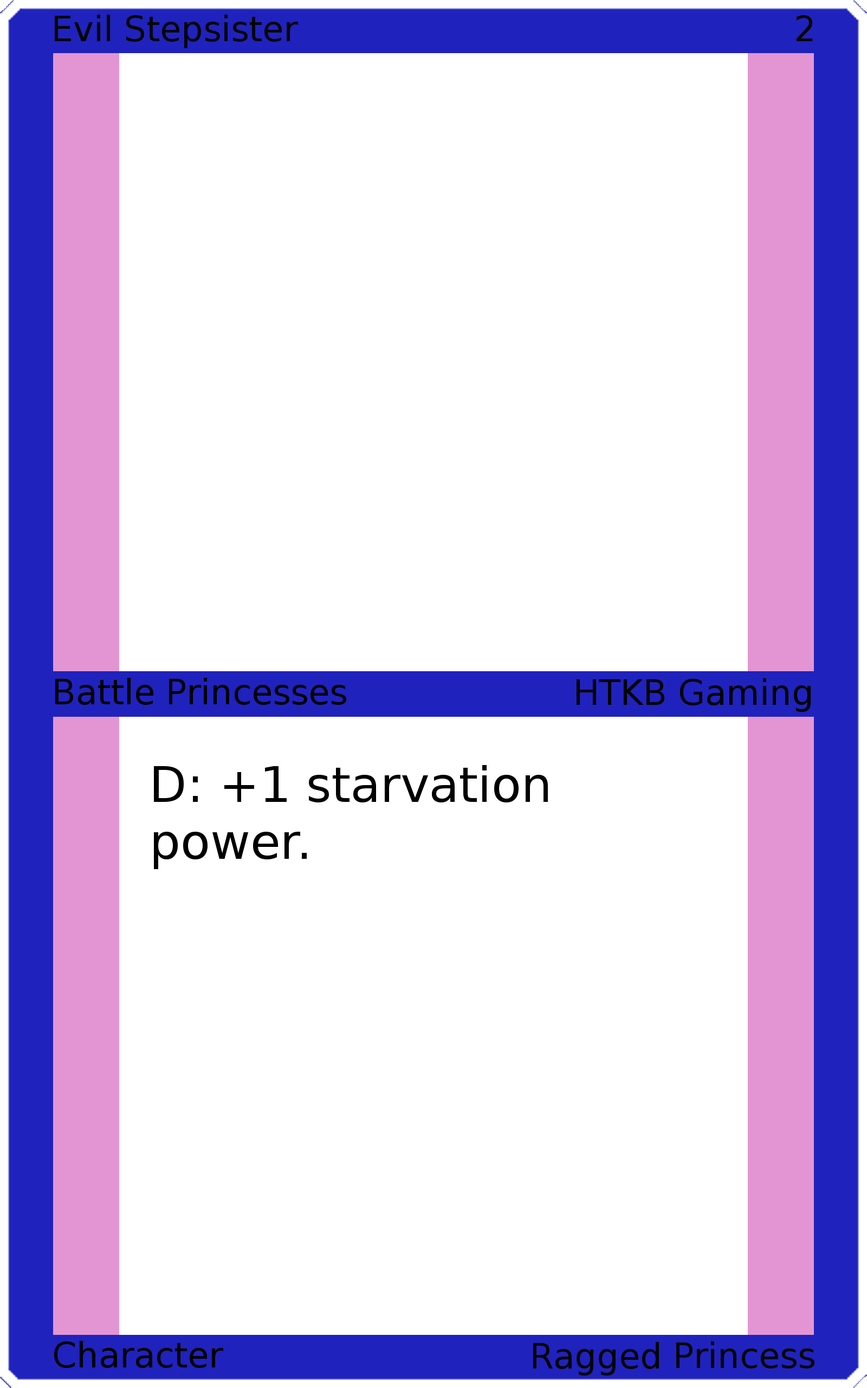
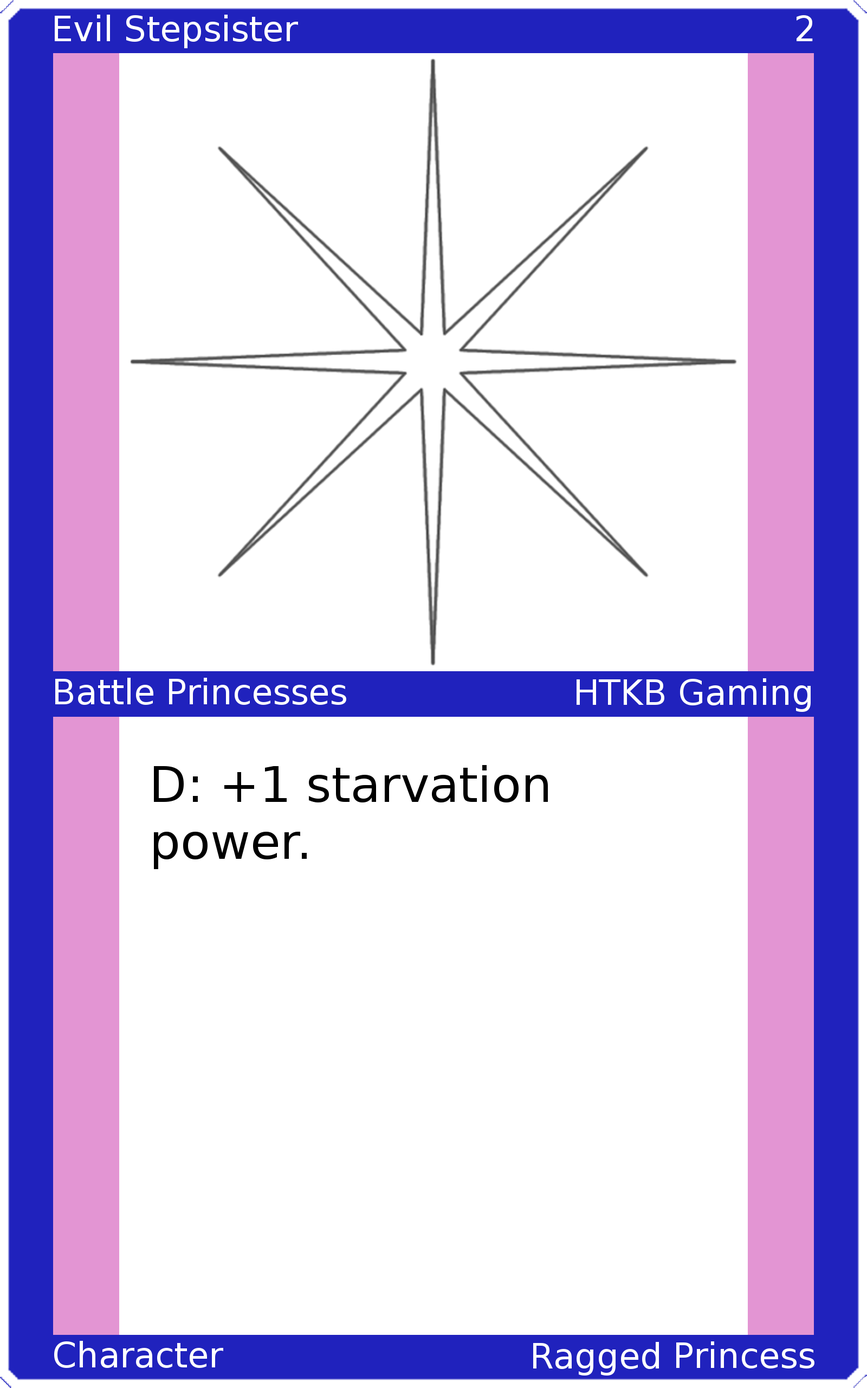
Before/after of a 867 × 1388 layered artwork. What changed in the layer stack:
painted on "Upper Left" over bbox(54, 14, 299, 49)
painted on "Upper Right" over bbox(796, 15, 814, 42)
painted on "Mid Left" over bbox(55, 677, 347, 705)
painted on "Mid Right" over bbox(576, 678, 811, 712)
painted on "Bottom Left" over bbox(54, 1340, 224, 1368)
painted on "Bottom Right" over bbox(533, 1340, 815, 1376)
added layer "Art" above "Top Background" over bbox(129, 57, 738, 666)
